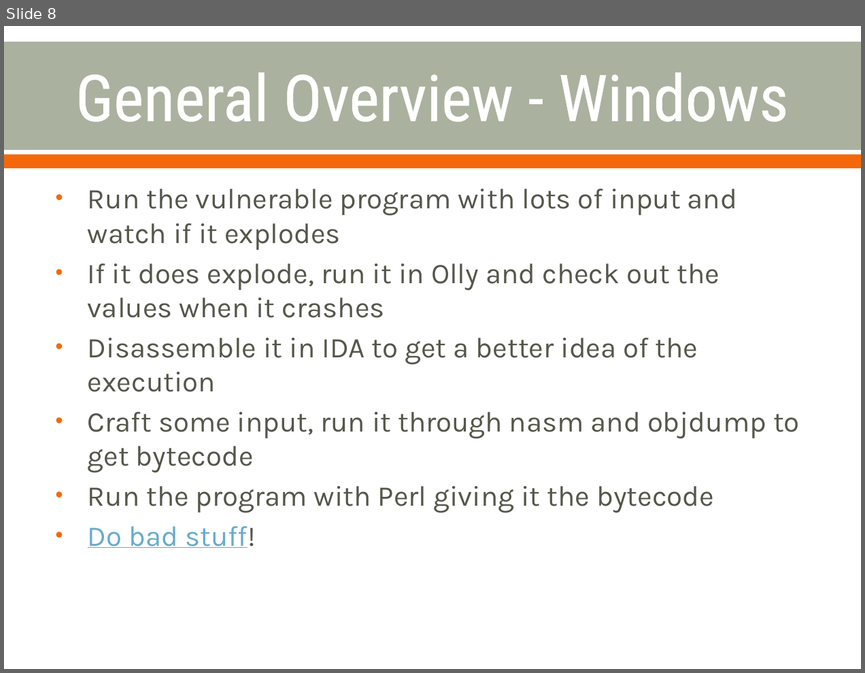
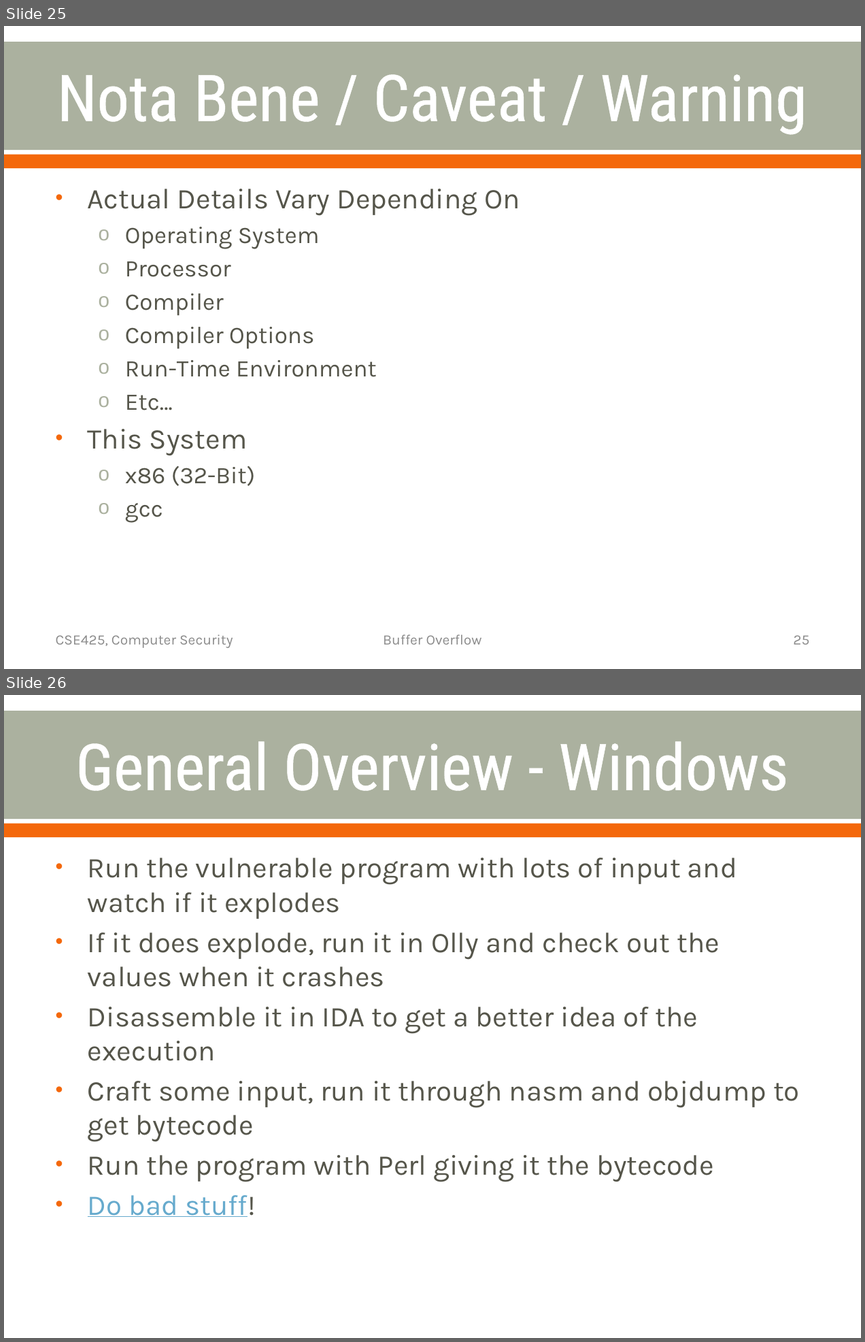
Before and after one commit to cornwe19/cse825, a slide deck: Buffer Overflow Attacks.pptx. Shown one above the other, each under a label of ours: slide 8 before the commit, slides 25 and 26 after it. The pictures are 865x673 and 865x1342 pixels, drawn with LibreOffice and Linux fonts; fonts in the diff are those of the drawing. Boxes give left, top, right and bottom in pixels: in the first picture for what was removed or moved away, otherwise in the second. Text is boxed around its words. In the diff, an @@ line names an element or a change of style, - is before the commit and + after.

```diff
--- a/Buffer Overflow Attacks.pptx
+++ b/Buffer Overflow Attacks.pptx
@@ slide 25 added at box(4, 26, 861, 669), background #FFFFFF; not listed: 2 template elements that a slide beside it also shows @@
@@ title added at box(57, 74, 807, 135), 54 pt, text #FFFFFF @@
+Nota Bene / Caveat / Warning
@@ text added at box(88, 189, 519, 522), 20 pt, text #55554A @@
+• Actual Details Vary Depending On
+  o Operating System
+  o Processor
+  o Compiler
+  o Compiler Options
+  o Run-Time Environment
+  o Etc…
+• This System
+  o x86 (32-Bit)
+  o gcc
@@ text added at box(56, 634, 232, 648), 12 pt, text #8C8C8C @@
+CSE425, Computer Security
@@ text added at box(383, 634, 482, 644), 12 pt, text #8C8C8C @@
+Buffer Overflow
@@ page number added at box(793, 635, 809, 644), 12 pt, text #8C8C8C @@
+25
@@ what was slide 8 is now slide 26 @@
```
Also in this commit, not shown: 17 other slides added.
